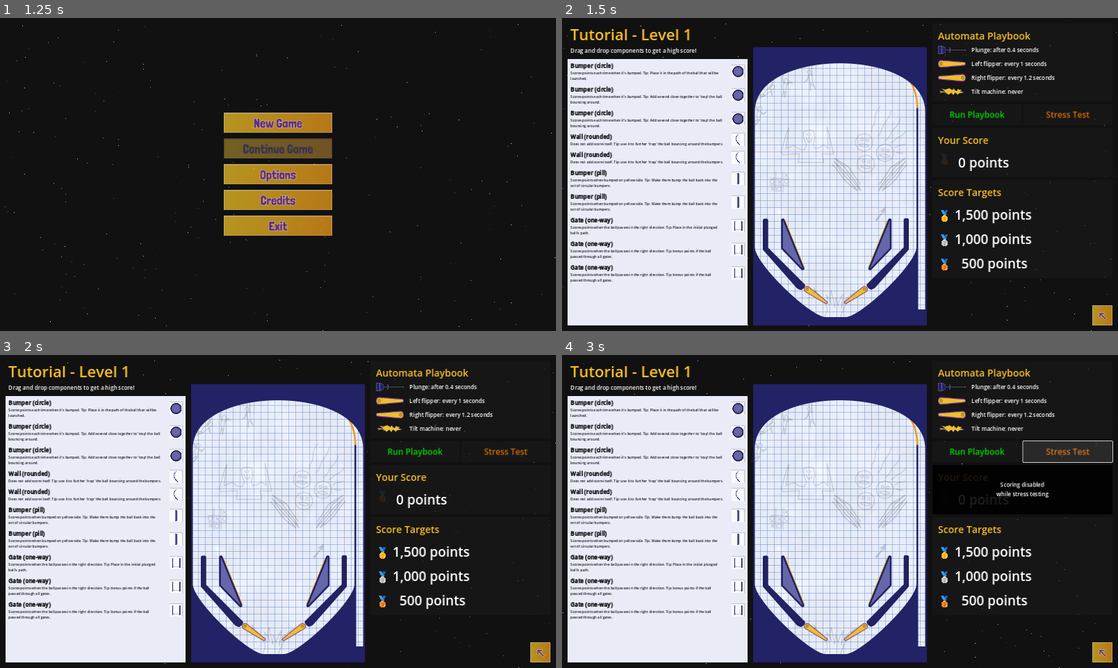
Above: before the commit, frames 1-4 (two rows, left to right).
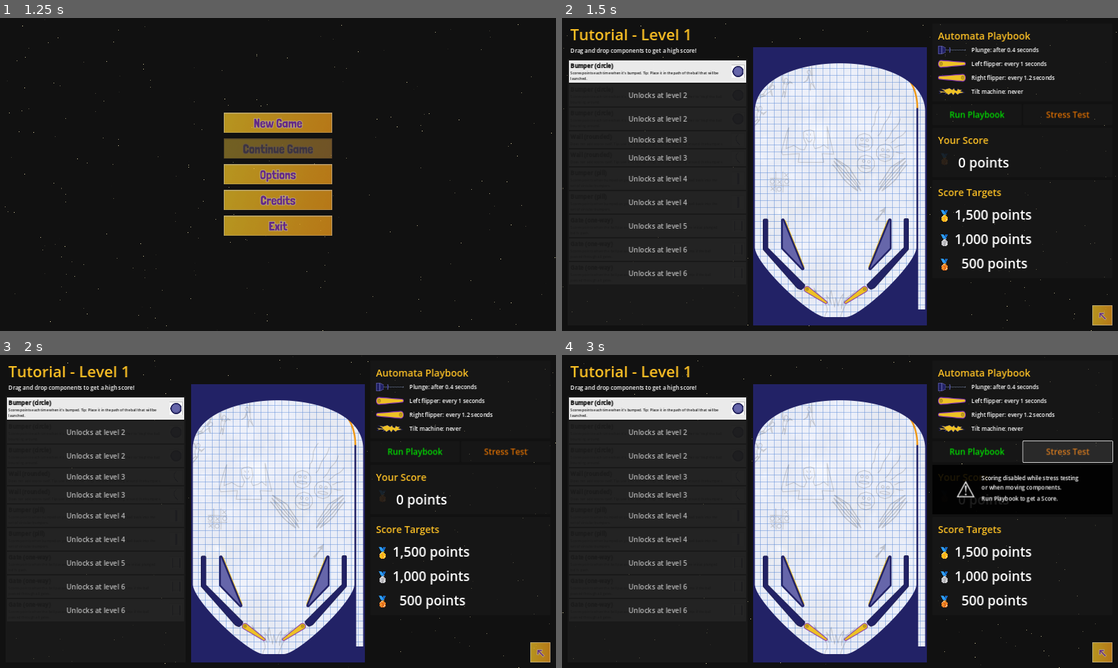
Above: after the commit, the same moments.

Repository: pincrediball/pincrediball
Game: Godot game, scene res://main.tscn
Two runs of this game, one before a commit and one after it. Both use one fixed random seed, a clock stepped at 60 frames per second and the inputs below. Sound files missing from this copy of the repository are replaced by a short silence.
Inputs (mouse positions are in pixels of both pictures, inside the frame that each line leads up to):
- Up to frame 1 (1.25 s): click (539, 315) at 0.52 s
- Up to frame 2 (1.5 s): click (840, 124) at 1.25 s
- Up to frame 3 (2 s): no input
- Up to frame 4 (3 s): click "Run Playbook" at 2 s; click "Stress Test" at 2.75 s

Frame 1 is identical in both runs. In frame 2, 25% of the frame differs, in the area x 1-34%, y 13-99%; in frame 3, 25%; in frame 4, 26%, in the area x 1-93%, y 13-99%.

Commit message:
Finalize menu setup
Fixes #37

Diff:
--- a/src/game.gd
+++ b/src/game.gd
@@ -32,4 +32,4 @@
 
 func _on_back_to_menu_button_pressed():
 	Audio.play_random_menu_button_sound()
-	menu_open_requested.emit()
+	GameStore.request_menu_open()
--- a/src/game/game_store.gd
+++ b/src/game/game_store.gd
@@ -1,13 +1,20 @@
 extends Node
+
+signal new_game_started()
+signal continue_game_requested()
+signal menu_open_requested()
 
 @export var drag_data: Dictionary
 
 @export var is_dragging: bool:
 	get: return drag_data.size() > 0
 
-@export var currentLevel: int = 6:
+@export var currentLevel: int = 1:
 	get:
 		return currentLevel
+
+@export var can_continue_game: bool = false:
+	get: return can_continue_game
 
 var currentStage
 
@@ -26,3 +33,16 @@
 
 func clearDragData():
 	drag_data = { }
+
+func request_menu_open():
+	menu_open_requested.emit()
+
+func start_new_game():
+	currentLevel = 1
+	new_game_started.emit()
+	can_continue_game = true
+
+func continue_game():
+	# TODO: Build loading game from user folder
+	# For now this only works if there is a game running
+	continue_game_requested.emit()
--- a/src/game/score.tscn
+++ b/src/game/score.tscn
@@ -8,6 +8,8 @@
 font_color = Color(0.984314, 0.74902, 0.141176, 1)
 
 [node name="Score" type="PanelContainer"]
+offset_right = 527.0
+offset_bottom = 132.0
 script = ExtResource("1_dmxya")
 
 [node name="MarginContainer" type="MarginContainer" parent="."]
@@ -48,16 +50,39 @@
 layout_mode = 2
 color = Color(0, 0, 0, 0.882353)
 
-[node name="CenterContainer" type="CenterContainer" parent="DisabledOverlay"]
+[node name="MarginContainer" type="MarginContainer" parent="DisabledOverlay"]
 layout_mode = 1
-anchors_preset = 15
-anchor_right = 1.0
-anchor_bottom = 1.0
+anchors_preset = 8
+anchor_left = 0.5
+anchor_top = 0.5
+anchor_right = 0.5
+anchor_bottom = 0.5
+offset_left = -192.0
+offset_top = -44.0
+offset_right = 192.0
+offset_bottom = 44.0
 grow_horizontal = 2
 grow_vertical = 2
 
-[node name="Label" type="Label" parent="DisabledOverlay/CenterContainer"]
+[node name="HBoxContainer" type="HBoxContainer" parent="DisabledOverlay/MarginContainer"]
 layout_mode = 2
-text = "Scoring disabled
-while stress testing"
-horizontal_alignment = 1
+theme_override_constants/separation = 16
+
+[node name="Label2" type="Label" parent="DisabledOverlay/MarginContainer/HBoxContainer"]
+layout_mode = 2
+theme_override_font_sizes/font_size = 64
+text = "⚠"
+vertical_alignment = 1
+
+[node name="VBoxContainer" type="VBoxContainer" parent="DisabledOverlay/MarginContainer/HBoxContainer"]
+layout_mode = 2
+theme_override_constants/separation = 8
+
+[node name="Label" type="Label" parent="DisabledOverlay/MarginContainer/HBoxContainer/VBoxContainer"]
+layout_mode = 2
+text = "Scoring disabled while stress testing
+or when moving components."
+
+[node name="Label2" type="Label" parent="DisabledOverlay/MarginContainer/HBoxContainer/VBoxContainer"]
+layout_mode = 2
+text = "Run Playbook to get a Score."
--- a/src/game/toolbox.gd
+++ b/src/game/toolbox.gd
@@ -4,7 +4,7 @@
 var toolboxItemScene = preload("res://game/toolbox_item.tscn")
 
 func _ready():
-	var stage = GameStore.getCurrentStage()
+	stage = GameStore.getCurrentStage()
 	loadStage(stage)
 
 func loadStage(stage):
@@ -13,5 +13,5 @@
 
 	for entry in stage.toolbox.items:
 		var toolboxItem: Control = toolboxItemScene.instantiate()
-		toolboxItem.load(entry)
+		toolboxItem.load_pinball_component(entry)
 		%ItemsVBox.add_child(toolboxItem)
--- a/src/game/toolbox.tscn
+++ b/src/game/toolbox.tscn
@@ -12,7 +12,7 @@
 
 [node name="ColorRect" type="ColorRect" parent="."]
 layout_mode = 2
-color = Color(0.913725, 0.92549, 0.968627, 1)
+color = Color(0.109804, 0.109804, 0.109804, 0.705882)
 
 [node name="MarginContainer" type="MarginContainer" parent="."]
 layout_mode = 2
--- a/src/game/toolbox_item.gd
+++ b/src/game/toolbox_item.gd
@@ -16,7 +16,7 @@
 
 var component_id: String
 
-func load(data):
+func load_pinball_component(data):
 	%RichTextLabel.text = "[b]%s[/b]\n[font_size=10]%s[/font_size]" % [data.title, data.description]
 	%TextureRect.texture = textures[data.component_id]
 	%UnlocksAtLabel.text = "Unlocks at level %s" % data.unlocks_at
--- a/src/game/toolbox_item.tscn
+++ b/src/game/toolbox_item.tscn
@@ -14,6 +14,10 @@
 grow_vertical = 2
 size_flags_horizontal = 3
 script = ExtResource("1_3w5fw")
+
+[node name="ColorRect" type="ColorRect" parent="."]
+layout_mode = 2
+color = Color(1, 1, 1, 0.909804)
 
 [node name="HBoxContainer" type="HBoxContainer" parent="."]
 layout_mode = 2
@@ -78,8 +82,8 @@
 
 [node name="Overlay" type="ColorRect" parent="."]
 unique_name_in_owner = true
-modulate = Color(1, 1, 1, 0.882353)
 layout_mode = 2
+color = Color(0.105882, 0.105882, 0.105882, 0.960784)
 
 [node name="CenterContainer" type="CenterContainer" parent="Overlay"]
 layout_mode = 1
@@ -92,6 +96,6 @@
 [node name="UnlocksAtLabel" type="Label" parent="Overlay/CenterContainer"]
 unique_name_in_owner = true
 layout_mode = 2
-theme_override_colors/font_color = Color(0.0666667, 0.0666667, 0.0666667, 0.588235)
+theme_override_colors/font_color = Color(0.717647, 0.717647, 0.717647, 1)
 theme_override_font_sizes/font_size = 20
 text = "Unlocks at level X"
--- a/src/game/tutorial/component_base.gd
+++ b/src/game/tutorial/component_base.gd
@@ -12,7 +12,7 @@
 	audio_stream_player.bus = Audio.bus_name_pinball_sfx
 	add_child(audio_stream_player)
 
-func on_ball_exit(ball: RigidBody2D):
+func on_ball_exit(_ball: RigidBody2D):
 	play_random_sound()
 
 func play_random_sound(sounds = null):
@@ -31,7 +31,7 @@
 	if selected:
 		global_position = lerp(global_position, get_global_mouse_position(), delta * 25)
 
-func _on_input_event(viewport: Node, event: InputEvent, shape_idx: int):
+func _on_input_event(_viewport: Node, event: InputEvent, _shape_idx: int):
 	if event is InputEventMouseButton and event.button_index == MOUSE_BUTTON_LEFT:
 		if selected and not event.is_pressed():
 			selected = false
--- a/src/game/tutorial/machine.gd
+++ b/src/game/tutorial/machine.gd
@@ -79,8 +79,8 @@
 		$AudioStreamPlayer.play()
 		body.queue_free()
 		var balls = get_tree().get_nodes_in_group("isBall")
-		var size = balls.size()
-		if size == 0 or (size == 1 and balls[0] == body):
+		var nr_of_balls = balls.size()
+		if nr_of_balls == 0 or (nr_of_balls == 1 and balls[0] == body):
 			stop()
 
 func _on_plunger_area_2d_body_exited(body):
--- a/src/main.gd
+++ b/src/main.gd
@@ -1,17 +1,37 @@
 extends Control
 
-func open_menu():
-	get_tree().paused = true
-	$Menu.visible = true
-	Audio.set_suppressed_music(false)
+func _ready():
+	GameStore.new_game_started.connect(_on_new_game_started)
+	GameStore.continue_game_requested.connect(_on_continue_game_requested)
+	GameStore.menu_open_requested.connect(_on_game_menu_open_requested)
+
+func set_menu_opened(menu_should_be_open: bool):
+	get_tree().paused = menu_should_be_open
+	$Menu.visible = menu_should_be_open
+	if menu_should_be_open:
+		Audio.set_suppressed_music(false)
+
+func reset_game_scene():
+	for child in $GameContainer.get_children():
+		child.queue_free()
+	var game_scene = load("res://game.tscn").instantiate() as Control
+	game_scene.set_anchors_preset(Control.PRESET_FULL_RECT)
+	$GameContainer.add_child(game_scene)
 
 func _input(event: InputEvent):
 	if event.is_action_pressed("ui_cancel"):
-		open_menu()
+		set_menu_opened(true)
 
 func _on_game_menu_open_requested():
-	open_menu()
+	set_menu_opened(true)
 
 func _on_menu_credits_roll_requested():
 	var credits = load("res://credits.tscn").instantiate()
 	add_child(credits)
+
+func _on_new_game_started():
+	reset_game_scene()
+	set_menu_opened(false)
+
+func _on_continue_game_requested():
+	set_menu_opened(false)
--- a/src/main.tscn
+++ b/src/main.tscn
@@ -1,9 +1,8 @@
-[gd_scene load_steps=5 format=3 uid="uid://cd8bandoml7hl"]
+[gd_scene load_steps=4 format=3 uid="uid://cd8bandoml7hl"]
 
 [ext_resource type="PackedScene" uid="uid://b285vl84brpq4" path="res://menu.tscn" id="1_6nel3"]
 [ext_resource type="Script" path="res://main.gd" id="1_lt888"]
 [ext_resource type="PackedScene" uid="uid://cnu62qte2aflp" path="res://splash.tscn" id="1_pbgtx"]
-[ext_resource type="PackedScene" uid="uid://dkm8htnfe2j7g" path="res://game.tscn" id="4_npa4v"]
 
 [node name="Main" type="Control"]
 process_mode = 3
@@ -16,8 +15,14 @@
 mouse_filter = 1
 script = ExtResource("1_lt888")
 
-[node name="Game" parent="." instance=ExtResource("4_npa4v")]
+[node name="GameContainer" type="Control" parent="."]
 layout_mode = 1
+anchors_preset = 15
+anchor_right = 1.0
+anchor_bottom = 1.0
+grow_horizontal = 2
+grow_vertical = 2
+mouse_filter = 1
 
 [node name="Menu" parent="." instance=ExtResource("1_6nel3")]
 process_mode = 3
@@ -27,5 +32,4 @@
 process_mode = 3
 layout_mode = 1
 
-[connection signal="menu_open_requested" from="Game" to="." method="_on_game_menu_open_requested"]
 [connection signal="credits_roll_requested" from="Menu" to="." method="_on_menu_credits_roll_requested"]
--- a/src/menu.gd
+++ b/src/menu.gd
@@ -6,13 +6,18 @@
 	%SoundCheckButton.set_pressed_no_signal(not Audio.has_muted_pinball_sfx())
 	%MusicCheckButton.set_pressed_no_signal(not Audio.has_muted_music())
 
+func _input(event: InputEvent):
+	if event.is_action_pressed("ui_cancel") and $OptionsMenu.visible:
+		$MainMenu.visible = true
+		$OptionsMenu.visible = false
+
 func _on_new_game_button_pressed():
 	Audio.play_random_menu_button_sound()
-	self.visible = false
+	GameStore.start_new_game()
 
 func _on_continue_game_button_pressed():
 	Audio.play_random_menu_button_sound()
-	pass # Replace with function body.
+	GameStore.continue_game()
 
 func _on_options_button_pressed():
 	Audio.play_random_menu_button_sound()
@@ -40,3 +45,6 @@
 func _on_music_check_button_toggled(button_pressed):
 	Audio.play_random_menu_button_sound()
 	Audio.set_mute_music(not button_pressed)
+
+func _on_visibility_changed():
+	%ContinueGameButton.disabled = not GameStore.can_continue_game
--- a/src/menu.tscn
+++ b/src/menu.tscn
@@ -78,6 +78,7 @@
 texture_disabled = ExtResource("5_xudfb")
 
 [node name="ContinueGameButton" type="TextureButton" parent="MainMenu/VBoxContainer"]
+unique_name_in_owner = true
 layout_mode = 2
 mouse_default_cursor_shape = 2
 disabled = true
@@ -148,6 +149,7 @@
 texture_hover = ExtResource("29_rtrop")
 texture_disabled = ExtResource("30_684ur")
 
+[connection signal="visibility_changed" from="." to="." method="_on_visibility_changed"]
 [connection signal="pressed" from="MainMenu/VBoxContainer/NewGameButton" to="." method="_on_new_game_button_pressed"]
 [connection signal="pressed" from="MainMenu/VBoxContainer/ContinueGameButton" to="." method="_on_continue_game_button_pressed"]
 [connection signal="pressed" from="MainMenu/VBoxContainer/OptionsButton" to="." method="_on_options_button_pressed"]
